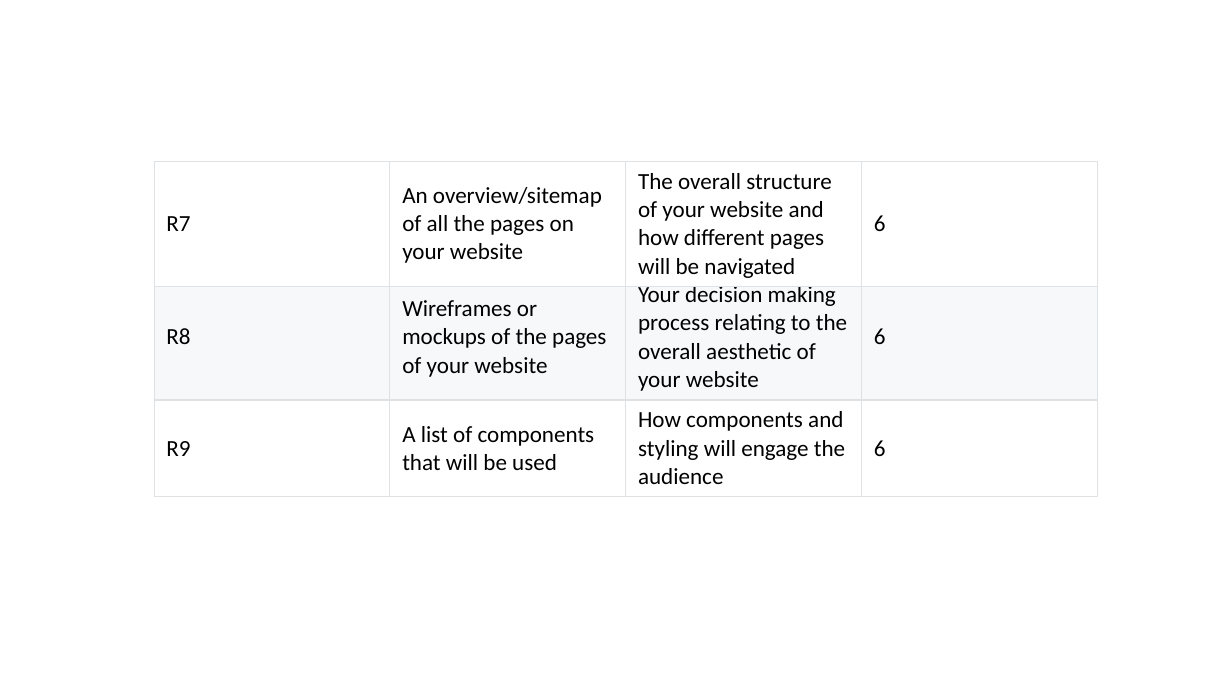
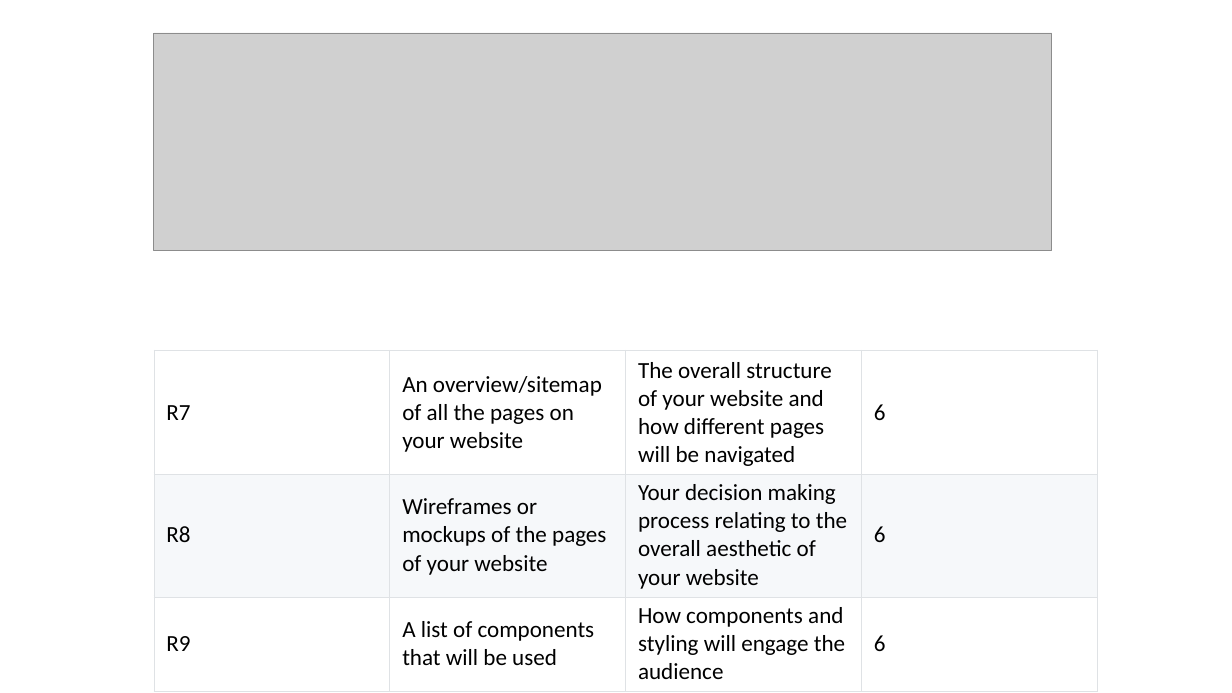
Before and after one commit to lukelovekin/portfolio-docs, a slide deck: slide 1 of ppt/convert to pdf.pptx. Drawn at 1232x693 pixels with LibreOffice and Linux fonts; fonts in the diff are those of the drawing; grey boxes stand for pictures. Boxes give left, top, right and bottom in pixels: in the first picture for what was removed or moved away, otherwise in the second. Text is boxed around its words. In the diff, an @@ line names an element or a change of style, - is before the commit and + after.

```diff
--- a/ppt/convert to pdf.pptx
+++ b/ppt/convert to pdf.pptx
@@ picture added at (154, 33, 1053, 250) @@
@@ table: place and size @@
-table at (154, 162, 1097, 284)
+table at (154, 350, 1097, 472)
@@ table: place and size @@
-table at (154, 275, 1097, 397)
+table at (154, 473, 1097, 595)
@@ table: place and size @@
-table at (154, 400, 1097, 494)
+table at (154, 595, 1097, 689)
```
Also in this commit, not shown: 10 other files.
